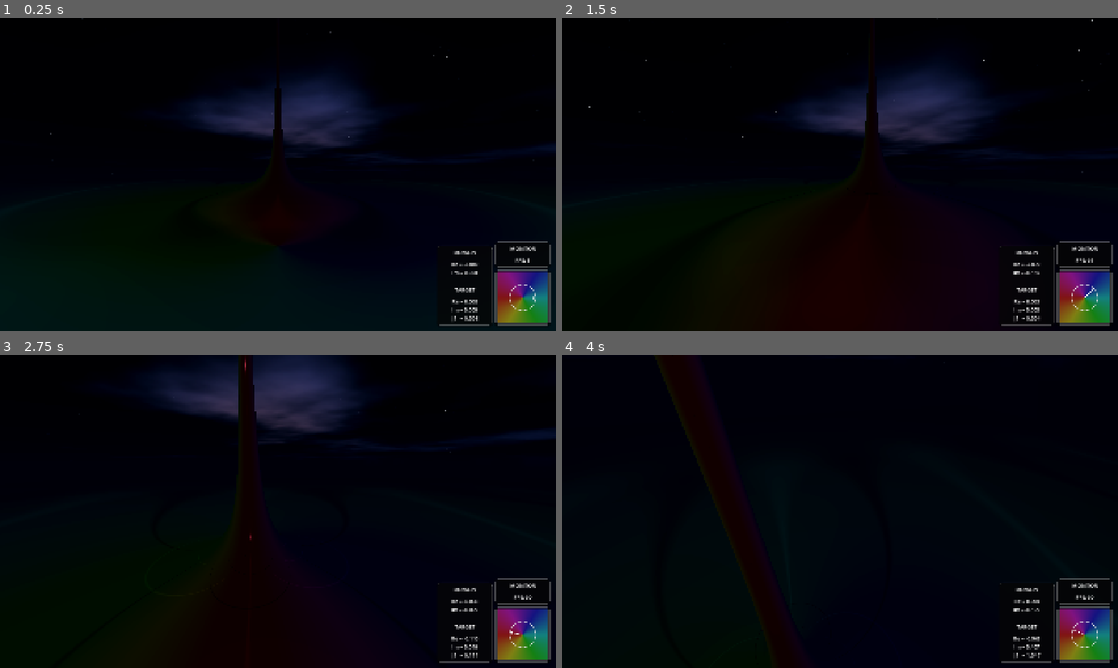
Above: before the commit, frames 1-4 (two rows, left to right).
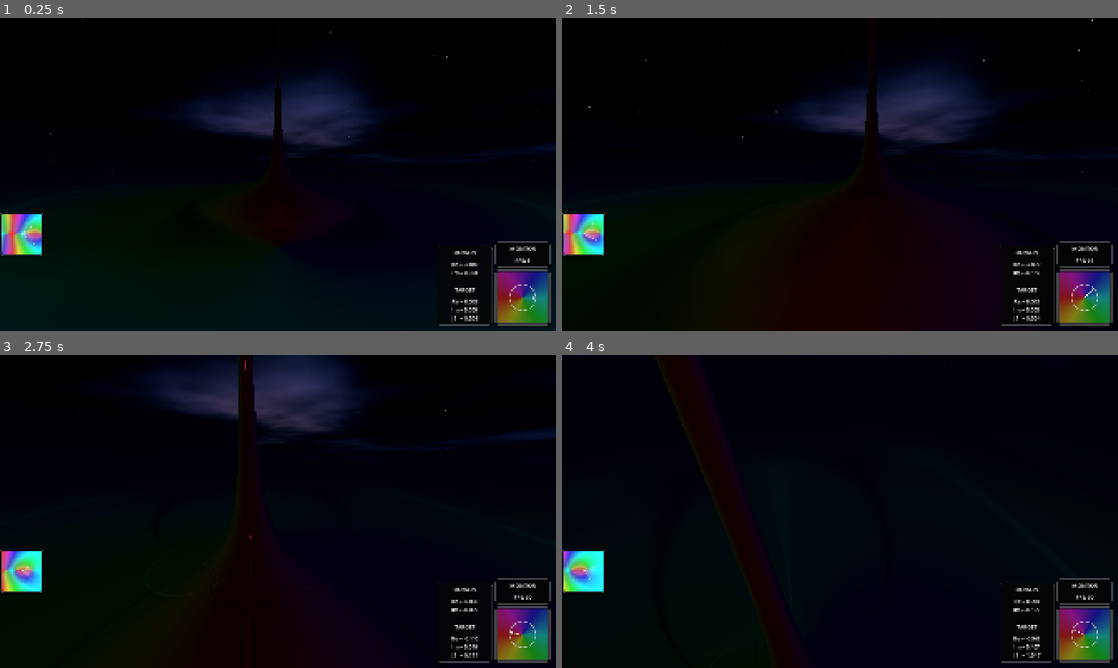
Above: after the commit, the same moments.

Repository: allanino/complex-functions-explorer
Game: Godot game, scene res://core/main.tscn
The game is run twice, just before and just after one commit, with the same random seed, the same clock (stepped at 60 frames per second) and the same inputs.
Inputs (mouse positions are in pixels of both pictures, inside the frame that each line leads up to):
- Up to frame 1 (0.25 s): no input
- Up to frame 2 (1.5 s): tap Enter at 0.5 s; move the mouse to (867, 174) at 0.52 s; hold W (move_forward) from 0.53 s (still down); tap G at 0.6 s; click (867, 174) at 0.67 s; tap Space at 0.77 s; move the mouse to (812, 174) at 1.27 s; tap N at 1.35 s
- Up to frame 3 (2.75 s): keep holding W (move_forward); tap Space at 1.52 s; move the mouse to (289, 505) at 2.02 s; tap C at 2.1 s
- Up to frame 4 (4 s): keep holding W (move_forward); move the mouse to (834, 517) at 2.77 s; tap Z at 2.85 s; click (834, 517) at 2.92 s; tap Space at 3.02, 3.77 s; move the mouse to (878, 514) at 3.52 s; tap R at 3.6 s

The runs differ from the first frame. In frame 1, 1.0% of the frame differs, in the area x 0-8%, y 62-76%; in frame 2, 1.0%; in frame 3, 1.0%; in frame 4, 1.0%.

Commit message:
Add performant minimap with FOV indicator to main UI
Introduces a mini terrain overview using a dedicated CanvasItem shader
to render the complex field in 2D space on the UI. Includes an FOV
overlay tied to the player's camera to visualize the current line of sight.

- Adds `ui/mini_terrain.gdshader` to evaluate field mathematically
- Adds `ui/mini_terrain.gd` to sync uniforms, zoom state, and draw FOV cone
- Integrates `ui/mini_terrain.tscn` into the `main_ui.tscn` right column

Co-authored-by: allanino <5325241+allanino@users.noreply.github.com>

Diff:
--- a/ui/main_ui.tscn
+++ b/ui/main_ui.tscn
@@ -9,6 +9,7 @@
 [ext_resource type="Script" path="res://ui/components/detach_controller.gd" id="7_detach_controller"]
 [ext_resource type="PackedScene" path="res://ui/components/virtual_joystick.tscn" id="8_joy"]
 [ext_resource type="PackedScene" path="res://ui/components/virtual_button.tscn" id="9_btn"]
+[ext_resource type="PackedScene" path="res://ui/mini_terrain.tscn" id="10_mini_terrain"]
 
 
 
@@ -468,6 +469,9 @@
 |f| = 0.000"
 horizontal_alignment = 1
 
+[node name="MiniTerrainAspect" parent="Control/MainUIColumns/MainUIStackRight" instance=ExtResource("10_mini_terrain")]
+layout_mode = 2
+
 [node name="ComplexAspect" type="AspectRatioContainer" parent="Control/MainUIColumns/MainUIStackRight"]
 unique_name_in_owner = true
 custom_minimum_size = Vector2(0, 150)
--- /dev/null
+++ b/ui/mini_terrain.gd
@@ -0,0 +1,88 @@
+extends AspectRatioContainer
+
+@onready var map_rect = %MapRect
+@onready var fov_overlay = %FOVOverlay
+
+var player: Node3D = null
+var camera: Camera3D = null
+var view_radius: float = 40.0
+
+func _ready():
+	await get_tree().process_frame
+	player = get_tree().get_first_node_in_group("player")
+	if player:
+		camera = player.get_node_or_null("Camera3D")
+
+	fov_overlay.draw.connect(_on_fov_overlay_draw)
+
+	Config.config_changed.connect(_on_config_changed)
+	GameState.state_changed.connect(_on_state_changed)
+	_sync_all_uniforms()
+
+func _sync_all_uniforms():
+	if map_rect and map_rect.material:
+		var mat = map_rect.material as ShaderMaterial
+		mat.set_shader_parameter("iterations", Config.iterations)
+		mat.set_shader_parameter("zoom_factor", Config.zoom_factor)
+		mat.set_shader_parameter("function_type", Config.function_type)
+		mat.set_shader_parameter("input_function_type", Config.input_function_type)
+		mat.set_shader_parameter("color_scheme", Config.color_scheme)
+		mat.set_shader_parameter("is_dirichlect", Config.function.get("is_dirichlect", false))
+		mat.set_shader_parameter("is_multivalued", Config.function.get("is_multivalued", false))
+		mat.set_shader_parameter("rational_num_coeffs", Config.rational_num_coeffs)
+		mat.set_shader_parameter("rational_den_coeffs", Config.rational_den_coeffs)
+		mat.set_shader_parameter("input_rational_num_coeffs", Config.input_rational_num_coeffs)
+		mat.set_shader_parameter("input_rational_den_coeffs", Config.input_rational_den_coeffs)
+		mat.set_shader_parameter("multivalued_n", Config.multivalued_n)
+		mat.set_shader_parameter("current_branch", GameState.current_branch)
+
+func _on_config_changed(key: String):
+	var mat = map_rect.material as ShaderMaterial
+	if not mat: return
+	if key in ["iterations", "zoom_factor", "function_type", "input_function_type", "color_scheme", "rational_num_coeffs", "rational_den_coeffs", "input_rational_num_coeffs", "input_rational_den_coeffs", "multivalued_n"]:
+		_sync_all_uniforms()
+
+func _on_state_changed(key: String):
+	var mat = map_rect.material as ShaderMaterial
+	if not mat: return
+	if key == "current_branch" or key == "effective_zoom":
+		mat.set_shader_parameter("current_branch", GameState.current_branch)
+
+func _process(_delta):
+	if not player or not camera:
+		return
+
+	var mat = map_rect.material as ShaderMaterial
+	if mat:
+		mat.set_shader_parameter("player_pos_world", Vector2(player.global_position.x, player.global_position.z))
+		mat.set_shader_parameter("view_radius", view_radius * GameState.effective_zoom)
+
+	fov_overlay.queue_redraw()
+
+func _on_fov_overlay_draw():
+	if not player or not camera: return
+
+	var center = fov_overlay.size / 2.0
+	var r = min(center.x, center.y) * 0.8
+
+	# Draw player indicator
+	fov_overlay.draw_circle(center, 3.0, Color(1, 1, 1, 0.9))
+	fov_overlay.draw_circle(center, 4.0, Color(0, 0, 0, 0.5), false, 1.0)
+
+	var yaw = camera.global_rotation.y
+	var fov_rad = deg_to_rad(camera.fov)
+
+	var forward = Vector2(-sin(yaw), -cos(yaw))
+
+	var left_angle = atan2(forward.y, forward.x) - fov_rad / 2.0
+	var right_angle = atan2(forward.y, forward.x) + fov_rad / 2.0
+
+	var p1 = center + Vector2(cos(left_angle), sin(left_angle)) * r
+	var p2 = center + Vector2(cos(right_angle), sin(right_angle)) * r
+
+	var points = PackedVector2Array([center, p1, p2])
+	var colors = PackedColorArray([Color(1, 1, 1, 0.4), Color(1, 1, 1, 0.0), Color(1, 1, 1, 0.0)])
+
+	fov_overlay.draw_polygon(points, colors)
+	fov_overlay.draw_line(center, p1, Color(1, 1, 1, 0.5), 1.0)
+	fov_overlay.draw_line(center, p2, Color(1, 1, 1, 0.5), 1.0)
--- /dev/null
+++ b/ui/mini_terrain.gdshader
@@ -0,0 +1,45 @@
+shader_type canvas_item;
+
+#include "res://math/complex_field.gdshaderinc"
+
+uniform vec2 player_pos_world;
+uniform float view_radius = 20.0;
+uniform int color_scheme = 0;
+
+// Helper function to convert HSV to RGB
+vec3 hsv2rgb(vec3 c) {
+    vec4 K = vec4(1.0, 2.0 / 3.0, 1.0 / 3.0, 3.0);
+    vec3 p = abs(fract(c.xxx + K.xyz) * 6.0 - K.www);
+    return c.z * mix(K.xxx, clamp(p - K.xxx, 0.0, 1.0), c.y);
+}
+
+void fragment() {
+    vec2 offset = (UV - vec2(0.5)) * 2.0 * view_radius;
+    vec2 world_pos = player_pos_world + offset;
+
+    ComplexFieldData fd = get_field_with_derivatives(world_pos.x, world_pos.y, current_branch);
+    vec2 f = fd.value;
+
+    float phase = atan(f.y, f.x);
+    float hue = (phase + PI) / (2.0 * PI);
+    if (color_scheme == 1) {
+        hue = fract(hue + 0.5);
+    }
+
+    // Moiré suppression to make it smooth
+    float f_mag = length(f);
+    float phase_change = length(vec2(fd.dx.x, fd.dx.y)) / (f_mag + 1e-12);
+    // Rough heuristic for screen-space moiré suppression depending on view_radius/resolution
+    float moire_suppression = smoothstep(0.5, 3.0, phase_change * view_radius * 0.05);
+
+    vec3 base_color = hsv2rgb(vec3(hue, 0.85, 1.0));
+    if (color_scheme == 2) {
+        float v = 0.5 + 0.5 * cos(phase);
+        base_color = vec3(v);
+    }
+
+    // Dim the color when moiré is high
+    base_color = mix(base_color, vec3(0.5), moire_suppression * 0.5);
+
+    COLOR = vec4(base_color, 1.0);
+}
--- /dev/null
+++ b/ui/mini_terrain.tscn
@@ -0,0 +1,66 @@
+[gd_scene load_steps=6 format=3 uid="uid://miniterrain123"]
+
+[ext_resource type="Script" path="res://ui/mini_terrain.gd" id="1_script"]
+[ext_resource type="Shader" path="res://ui/mini_terrain.gdshader" id="2_shader"]
+
+[sub_resource type="StyleBoxFlat" id="StyleBoxFlat_glass"]
+bg_color = Color(0.03, 0.03, 0.03, 0.5)
+border_width_left = 1
+border_width_top = 1
+border_width_right = 1
+border_width_bottom = 1
+border_color = Color(1, 1, 1, 0.1)
+corner_radius_top_left = 10
+corner_radius_top_right = 10
+corner_radius_bottom_right = 10
+corner_radius_bottom_left = 10
+shadow_color = Color(0, 0, 0, 0.5)
+shadow_size = 4
+shadow_offset = Vector2(0, 4)
+
+[sub_resource type="StyleBoxFlat" id="StyleBoxFlat_mask"]
+bg_color = Color(1, 1, 1, 1)
+corner_radius_top_left = 5
+corner_radius_top_right = 5
+corner_radius_bottom_right = 5
+corner_radius_bottom_left = 5
+
+[sub_resource type="ShaderMaterial" id="ShaderMaterial_map"]
+shader = ExtResource("2_shader")
+
+[node name="MiniTerrainAspect" type="AspectRatioContainer"]
+custom_minimum_size = Vector2(0, 150)
+size_flags_horizontal = 3
+ratio = 1.0
+stretch_mode = 0
+script = ExtResource("1_script")
+
+[node name="Panel" type="PanelContainer" parent="."]
+layout_mode = 2
+theme_override_styles/panel = SubResource("StyleBoxFlat_glass")
+
+[node name="MarginContainer" type="MarginContainer" parent="Panel"]
+layout_mode = 2
+theme_override_constants/margin_left = 5
+theme_override_constants/margin_top = 5
+theme_override_constants/margin_right = 5
+theme_override_constants/margin_bottom = 5
+
+[node name="ClipPanel" type="PanelContainer" parent="Panel/MarginContainer"]
+layout_mode = 2
+theme_override_styles/panel = SubResource("StyleBoxFlat_mask")
+clip_children = 2
+
+[node name="MapRect" type="ColorRect" parent="Panel/MarginContainer/ClipPanel"]
+unique_name_in_owner = true
+material = SubResource("ShaderMaterial_map")
+layout_mode = 2
+
+[node name="FOVOverlay" type="Control" parent="Panel/MarginContainer/ClipPanel/MapRect"]
+unique_name_in_owner = true
+layout_mode = 1
+anchors_preset = 15
+anchor_right = 1.0
+anchor_bottom = 1.0
+grow_horizontal = 2
+grow_vertical = 2
